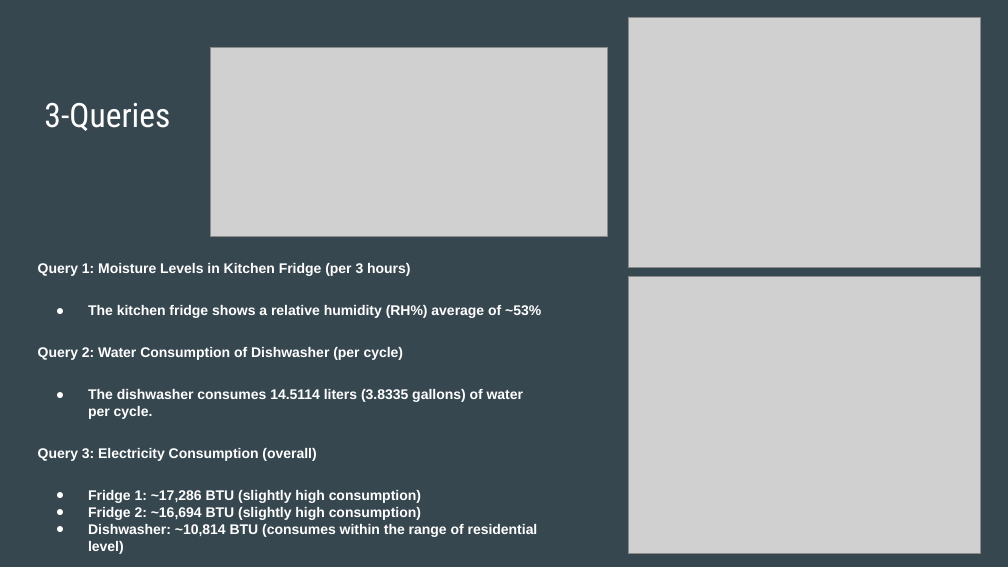
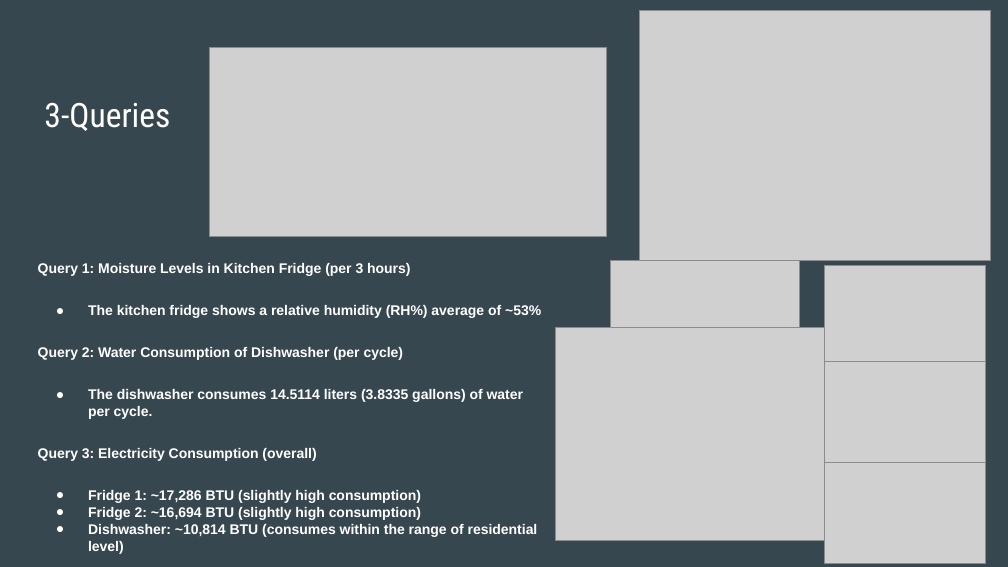
Before and after one commit to hugecatlover/CECS327Assignment8, a slide deck: slide 3 of IOTs-CECS-327.pptx. Drawn at 1008x567 pixels with LibreOffice and Linux fonts; fonts in the diff are those of the drawing; grey boxes stand for pictures. Boxes give left, top, right and bottom in pixels: in the first picture for what was removed or moved away, otherwise in the second. Text is boxed around its words. In the diff, an @@ line names an element or a change of style, - is before the commit and + after.

```diff
--- a/IOTs-CECS-327.pptx
+++ b/IOTs-CECS-327.pptx
@@ picture: place and size @@
-picture at box(629, 17, 980, 267)
+picture at box(639, 11, 990, 261)
@@ picture added at box(610, 260, 798, 328) @@
@@ picture added at box(825, 265, 985, 361) @@
@@ picture: place and size @@
-picture at box(629, 276, 980, 553)
+picture at box(555, 328, 825, 540)
@@ picture added at box(825, 362, 985, 463) @@
@@ picture added at box(825, 463, 985, 564) @@
```
Also in this commit, not shown: 2 other slides changed.
